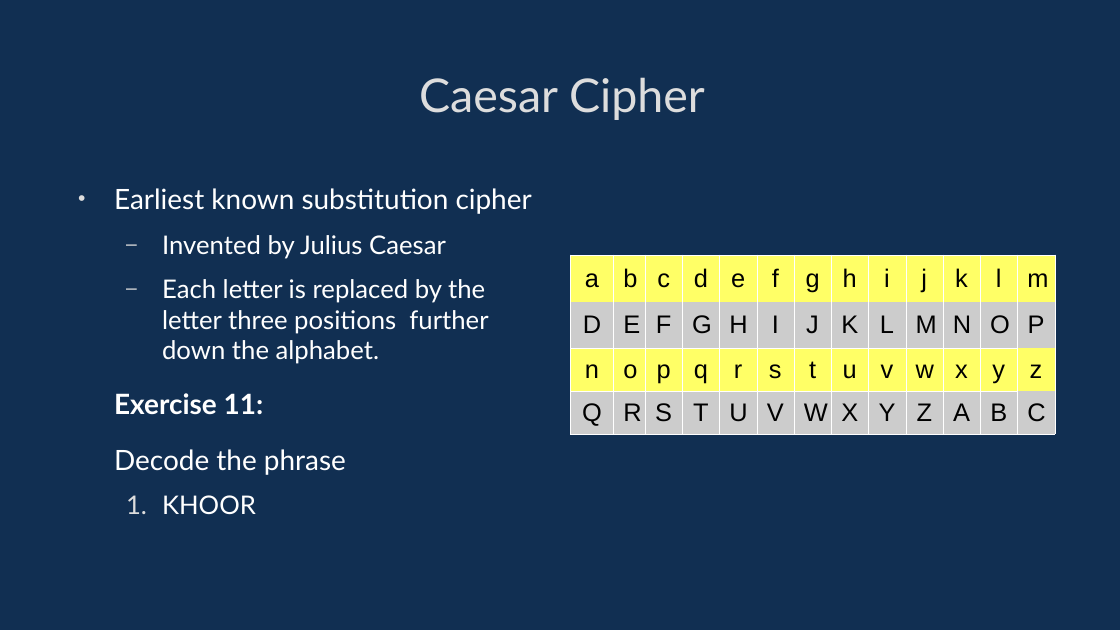
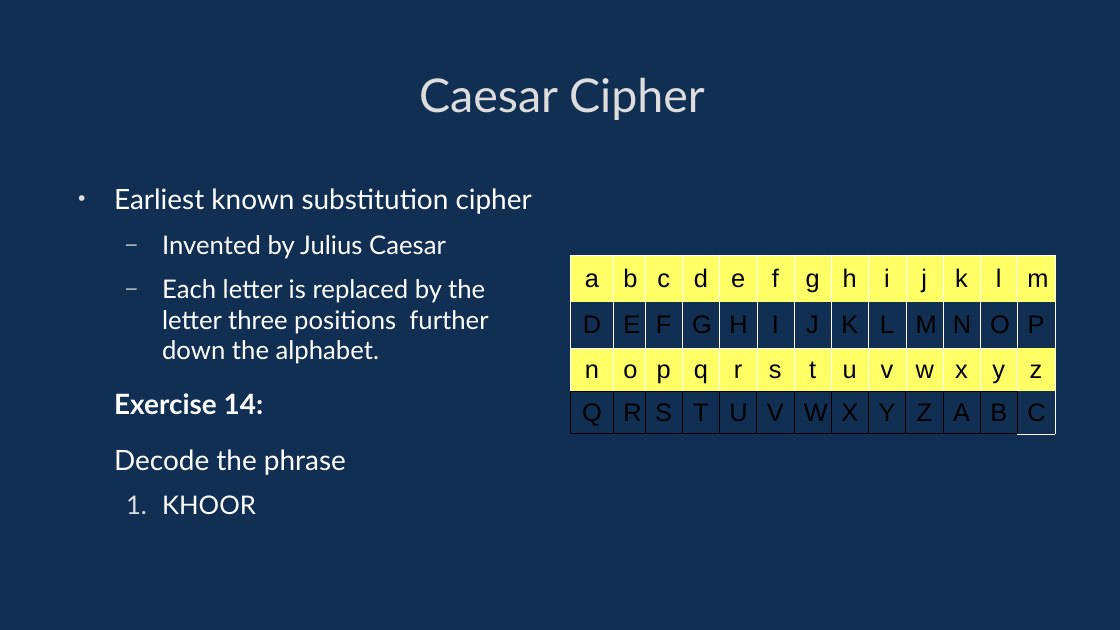
Before and after one commit to davidgundry/maths22-23, a slide deck: slide 72 of slides/maths-2-modular-arithmetic.odp (slide 64 before the commit). Drawn at 1120x630 pixels with LibreOffice and Linux fonts; fonts in the diff are those of the drawing. Boxes give left, top, right and bottom in pixels: in the first picture for what was removed or moved away, otherwise in the second. Text is boxed around its words. In the diff, an @@ line names an element or a change of style, - is before the commit and + after.

```diff
--- a/slides/maths-2-modular-arithmetic.odp
+++ b/slides/maths-2-modular-arithmetic.odp
@@ table at [571, 255, 1059, 434] @@
@@ fill #CCCCCC to none in 26 cells @@
@@ borders changed @@
@@ text at [114, 393, 264, 415]: text changed @@
-Exercise 11:
+Exercise 14:
```
Also in this commit, not shown: 11 other slides changed, 9 slides added, 3 other files.
